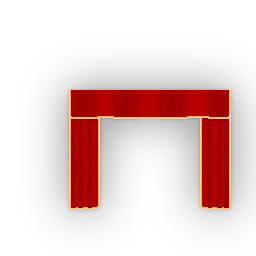
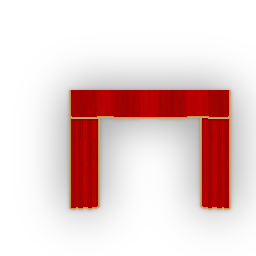
Before/after of a 256x256 layered artwork. What changed in the layer stack:
painted on "Layer 2" over (x1=69, y1=90, x2=231, y2=210)
